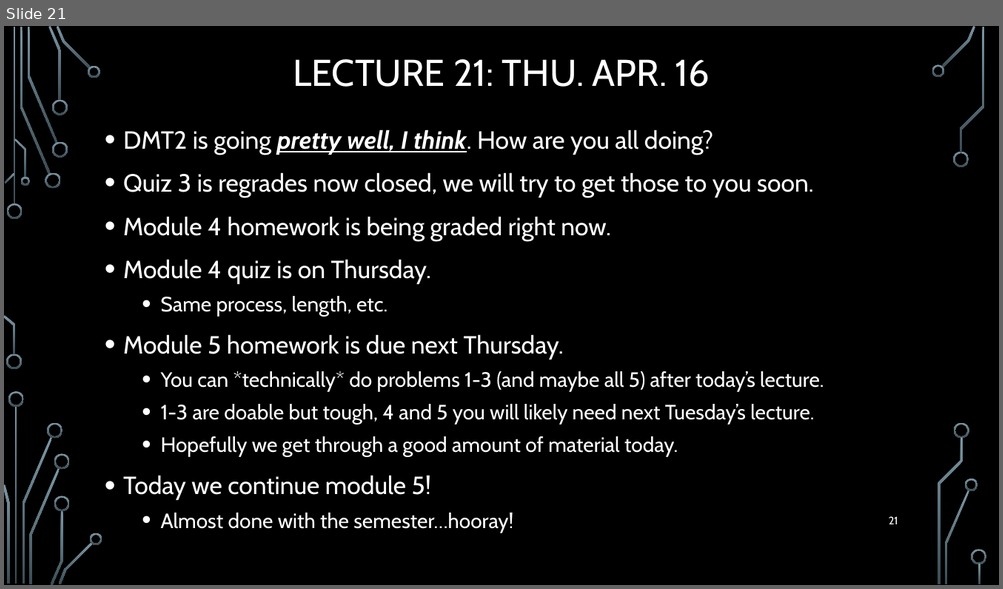
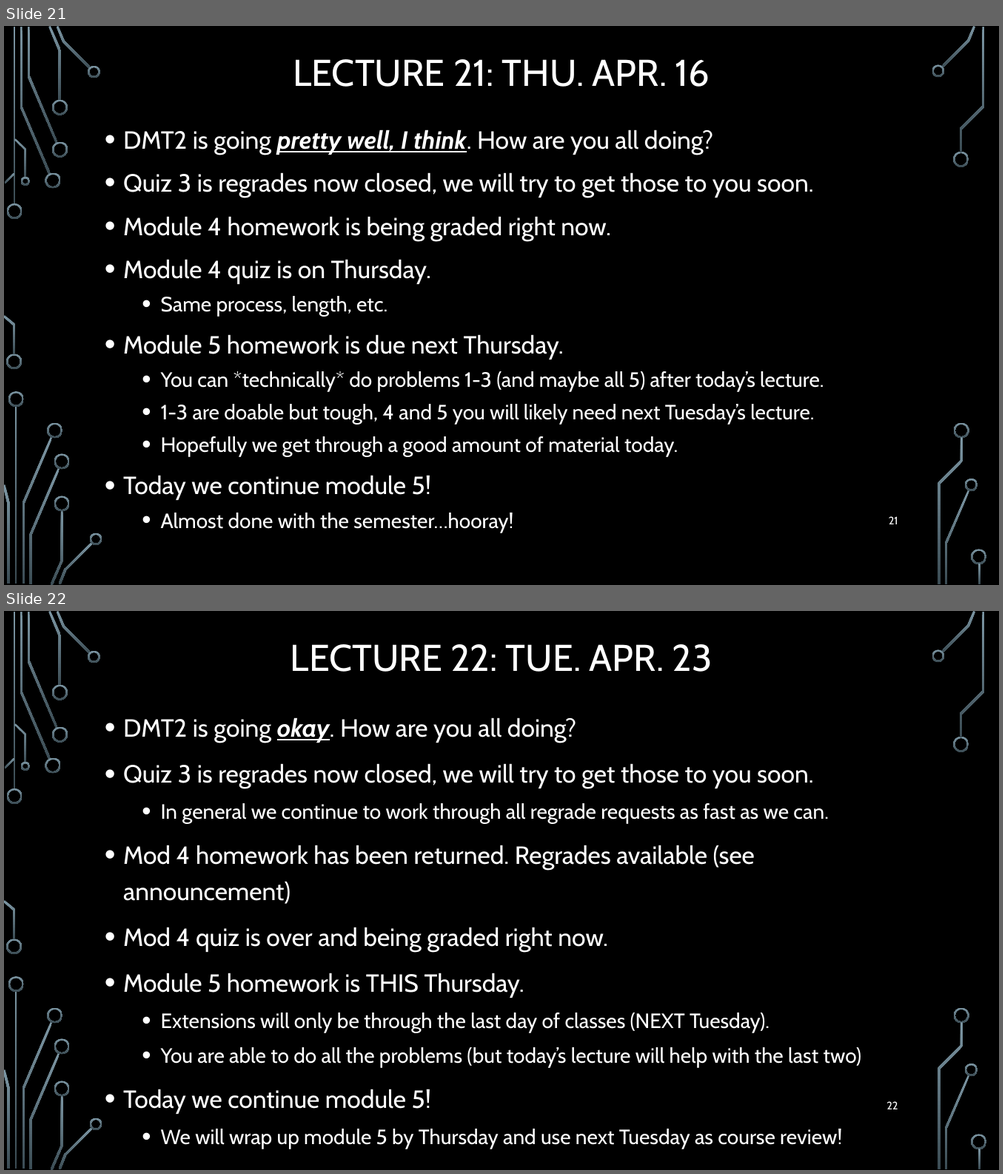
Before and after one commit to markfloryan/dmt2, a slide deck: slides/00-DailyAnnouncements.pptx. Shown one above the other, each under a label of ours: slide 21 before the commit, slides 21 and 22 after it. The pictures are 1003x589 and 1003x1174 pixels, drawn with LibreOffice and Linux fonts; fonts in the diff are those of the drawing; background and template pictures are left out. Boxes give left, top, right and bottom in pixels: in the first picture for what was removed or moved away, otherwise in the second. Text is boxed around its words. In the diff, an @@ line names an element or a change of style, - is before the commit and + after.

```diff
--- a/slides/00-DailyAnnouncements.pptx
+++ b/slides/00-DailyAnnouncements.pptx
@@ slide 22 added at [4, 611, 999, 1170], background picture (left out); not listed: 36 template elements that a slide beside it also shows @@
@@ title added at [290, 644, 712, 672], 36 pt, text #FFFFFF @@
+LECTURE 22: TUE. APR. 23
@@ text added at [123, 718, 861, 1149], 20 pt, text #FFFFFF @@
+• DMT2 is going okay. How are you all doing?
+• Quiz 3 is regrades now closed, we will try to get those to you soon.
+  • In general we continue to work through all regrade requests as fast as we can.
+• Mod 4 homework has been returned. Regrades available (see announcement)
+• Mod 4 quiz is over and being graded right now.
+• Module 5 homework is THIS Thursday.
+  • Extensions will only be through the last day of classes (NEXT Tuesday).
+  • You are able to do all the problems (but today’s lecture will help with the last two)
+• Today we continue module 5!
+  • We will wrap up module 5 by Thursday and use next Tuesday as course review!
@@ page number added at [886, 1102, 897, 1110], 10.5 pt, text #FFFFFF @@
+22
```
Also in this commit, not shown: 2 other files.
